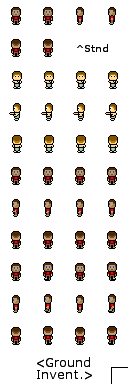
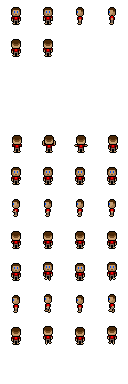
Layered file, before and after one edit (128×384). Changes by layer:
painted on "Layer 1" over bbox(12, 136, 118, 152)
hid "Helsteele" over bbox(9, 16, 128, 384)
